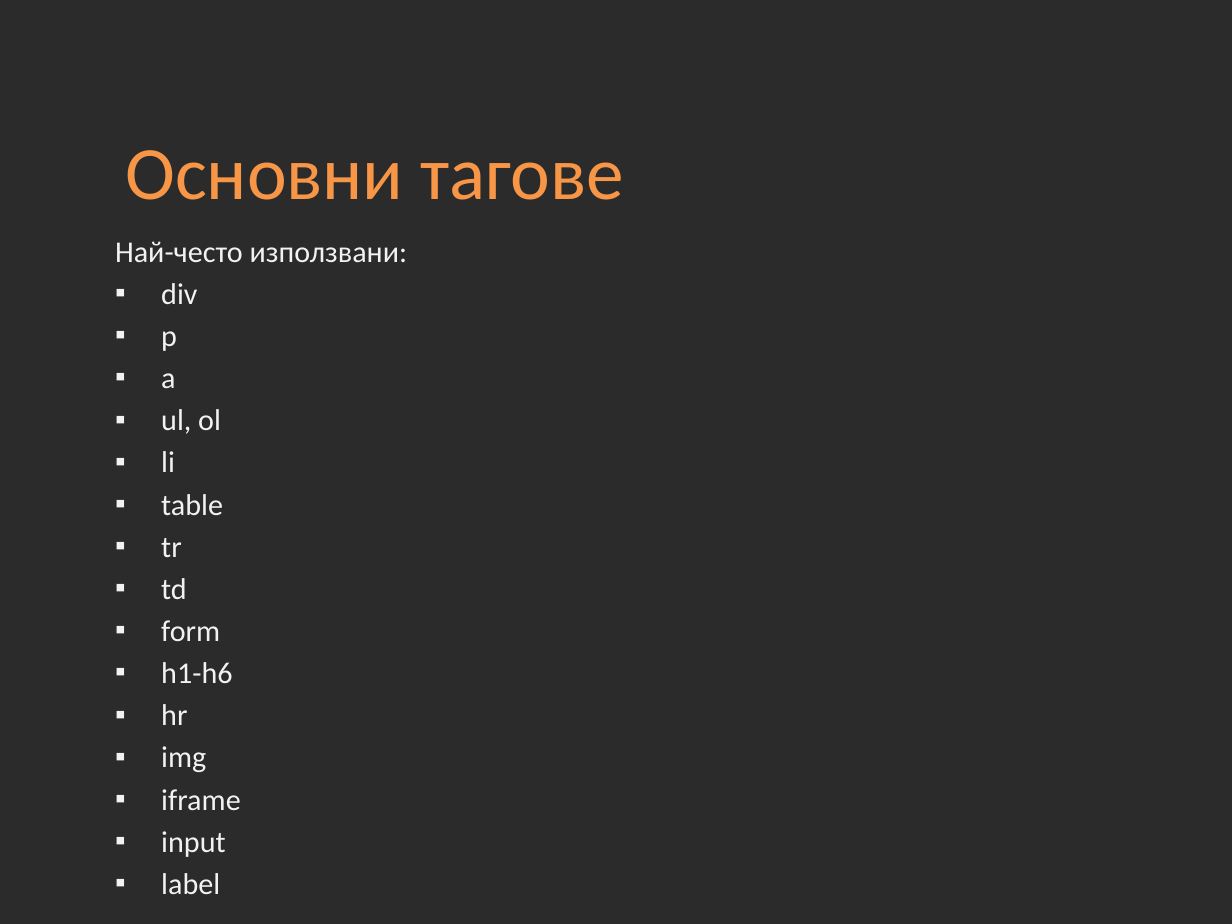
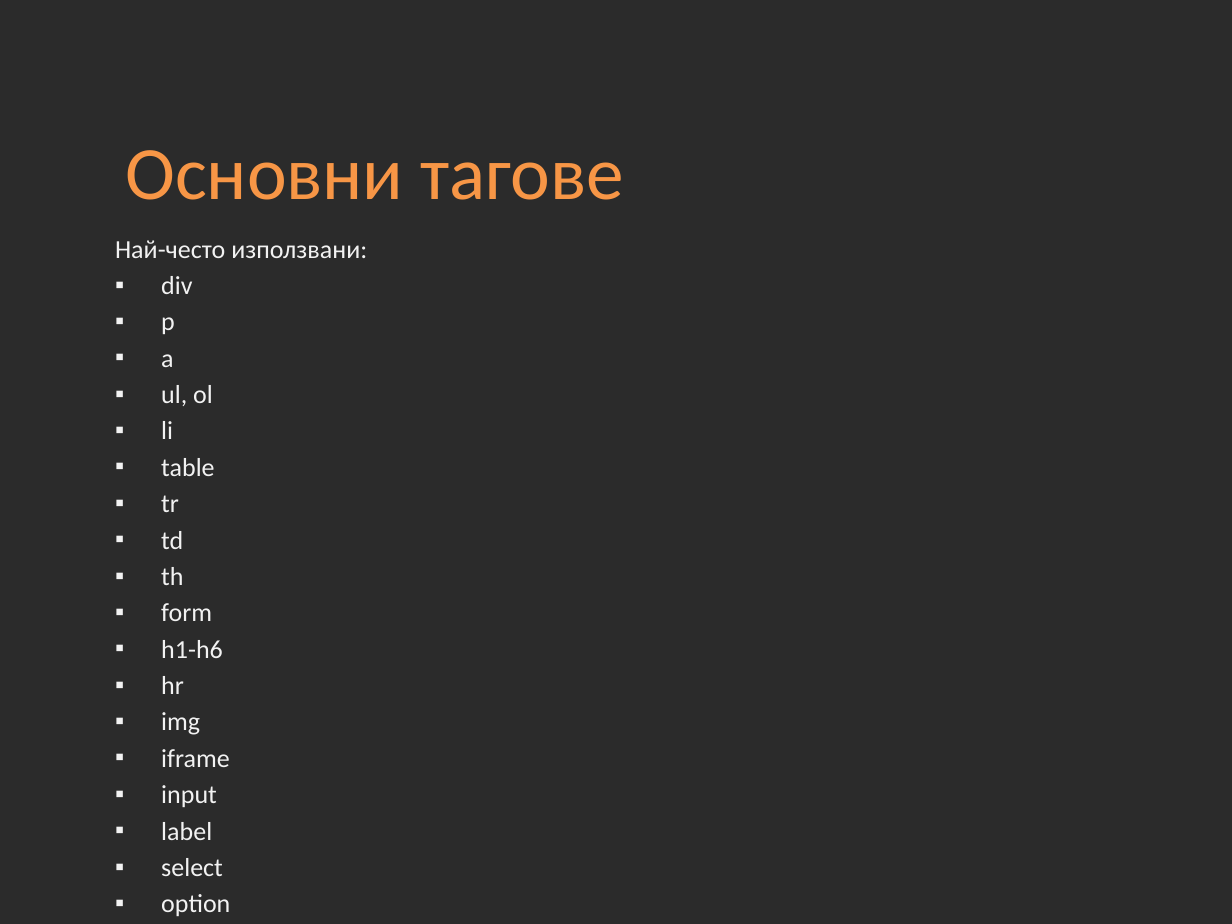
Before and after one commit to Academy-Soft-Intellect/Front-End-Course, a slide deck: slide 5 of 02-HTML-Basics.pptx. Drawn at 1232x924 pixels with LibreOffice and Linux fonts; fonts in the diff are those of the drawing; background and template pictures are left out; a plain dark background stands for a picture behind light text. Boxes give left, top, right and bottom in pixels: in the first picture for what was removed or moved away, otherwise in the second. Text is boxed around its words. In the diff, an @@ line names an element or a change of style, - is before the commit and + after.

Commit message:
02-HTML-Basics.pptx
02-HTML-Basics-Example-Forms.html
02-HTML-Basics-Example-Tables.html

```diff
--- a/02-HTML-Basics.pptx
+++ b/02-HTML-Basics.pptx
@@ text at (x1=115, y1=240, x2=367, y2=840): size 17.6 to 15.2 pt in "Най-често използвани:", "div", "p", "a" and 12 more places @@
@@ text at (x1=161, y1=567, x2=183, y2=585): paragraph added @@
+▪ th
@@ text at (x1=161, y1=858, x2=223, y2=876): paragraphs added @@
+▪ select
+▪ option
+▪ button
```
Also in this commit, not shown: 2 other files.
